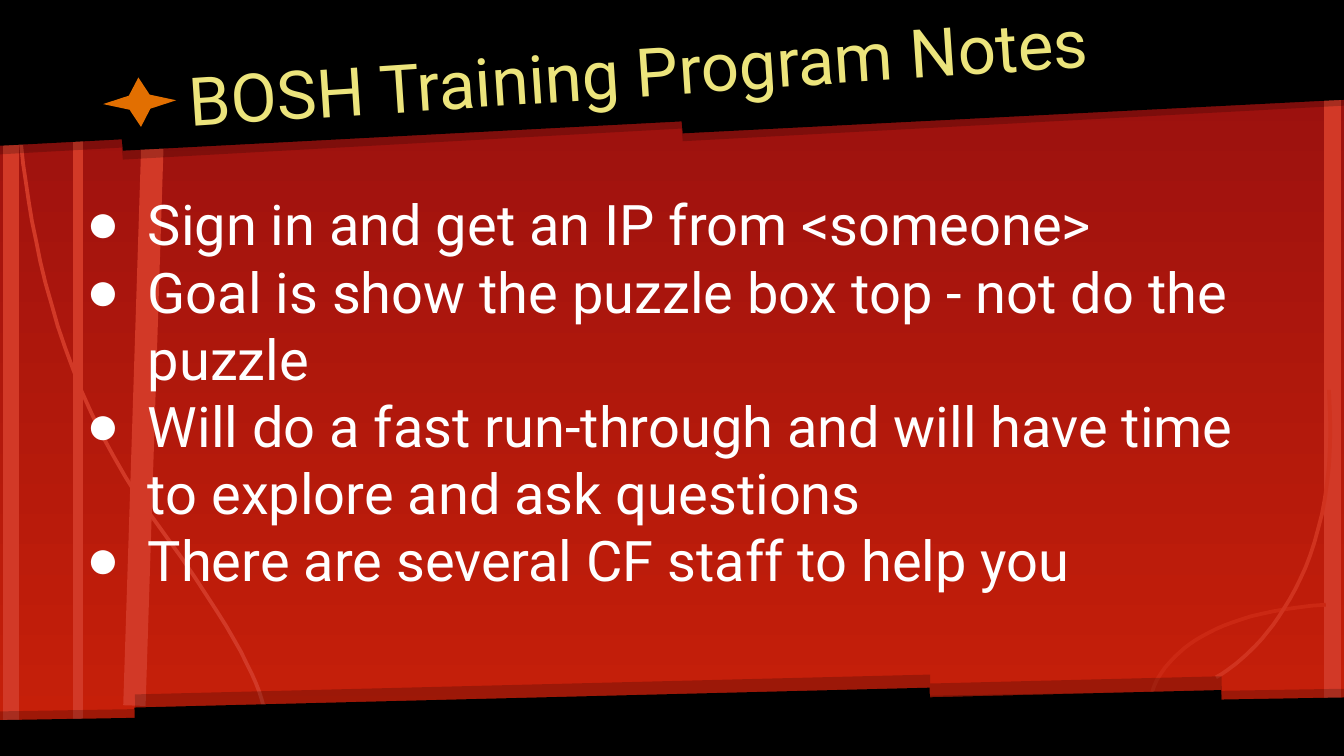
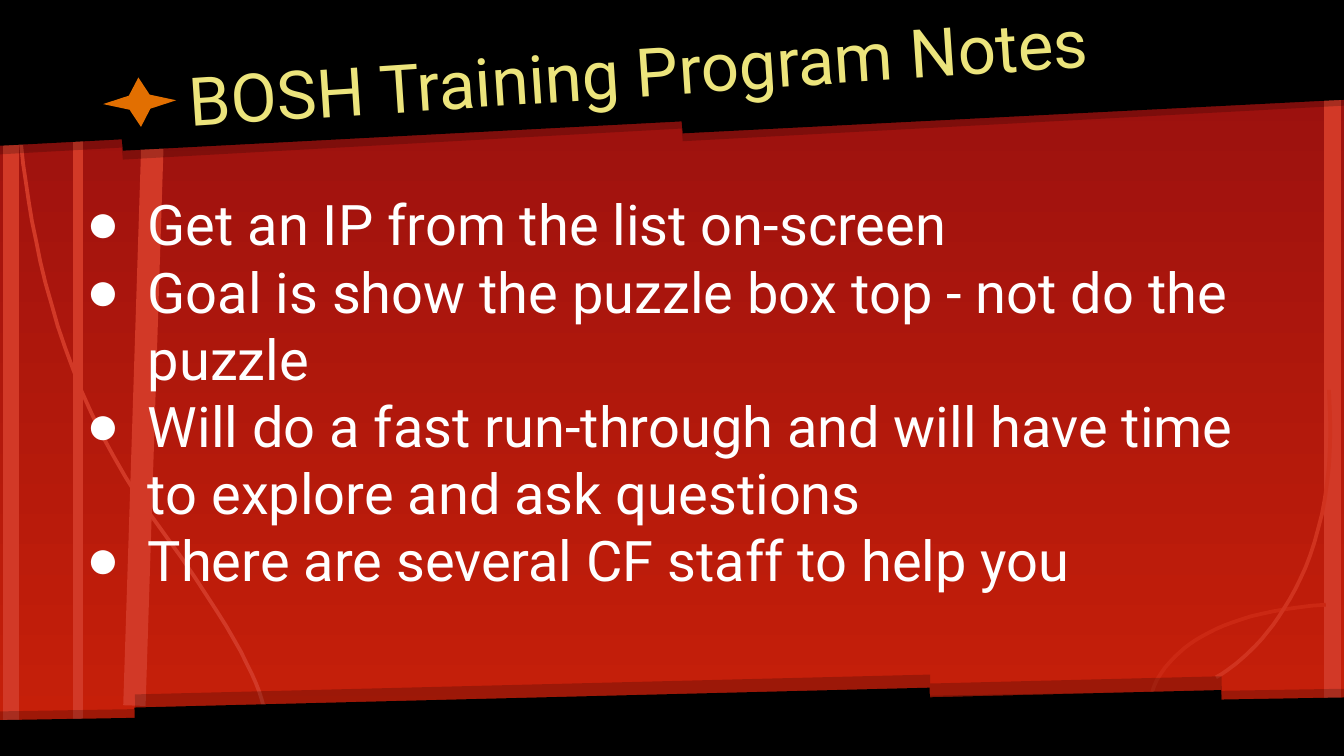
Before and after one commit to vmware-archive/bosh-classroom, a slide deck: slide 2 of slides/BOSH Hands-on Training.pptx. Drawn at 1344x756 pixels with LibreOffice and Linux fonts; fonts in the diff are those of the drawing. Boxes give left, top, right and bottom in pixels: in the first picture for what was removed or moved away, otherwise in the second. Text is boxed around its words. In the diff, an @@ line names an element or a change of style, - is before the commit and + after.

```diff
--- a/slides/BOSH Hands-on Training.pptx
+++ b/slides/BOSH Hands-on Training.pptx
@@ text at (x1=148, y1=194, x2=946, y2=259): text changed @@
-● Sign in and get an IP from <someone>
+● Get an IP from the list on-screen
```
Also in this commit, not shown: 8 other slides changed, 3 slides removed, 4 other files.
